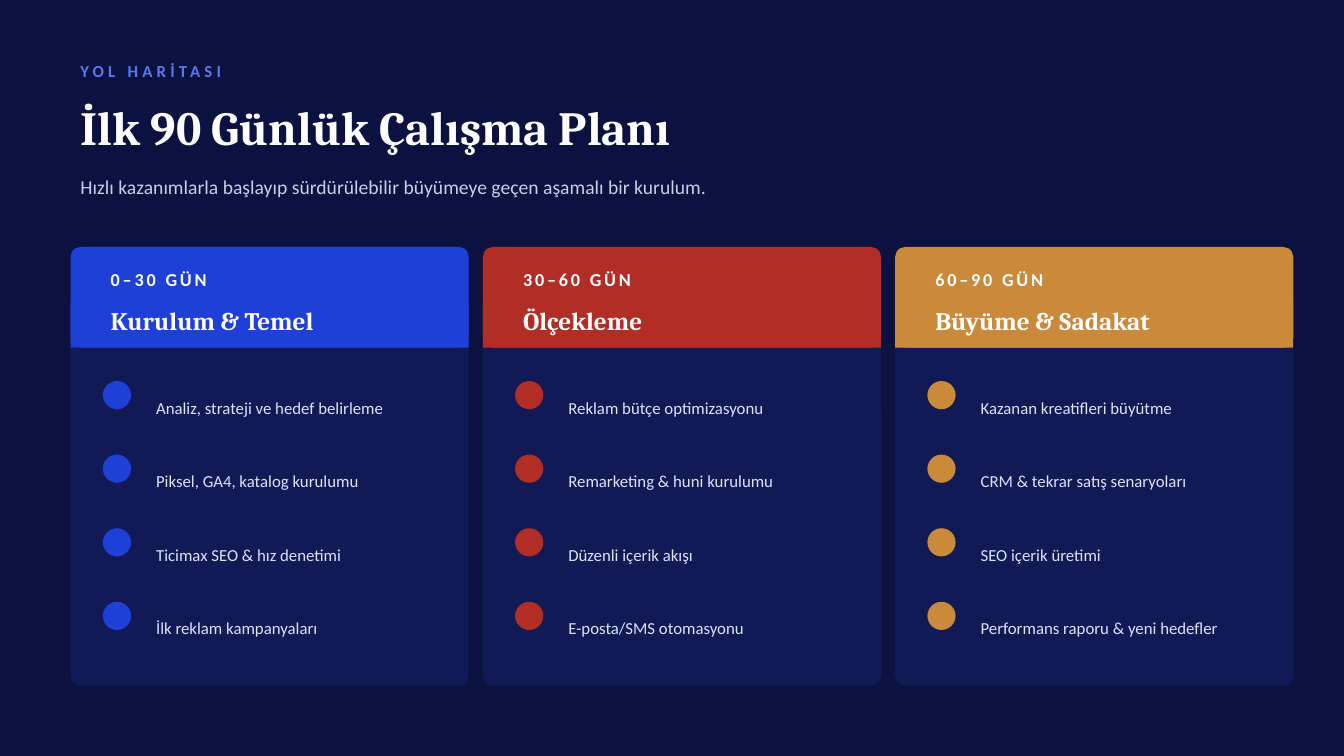
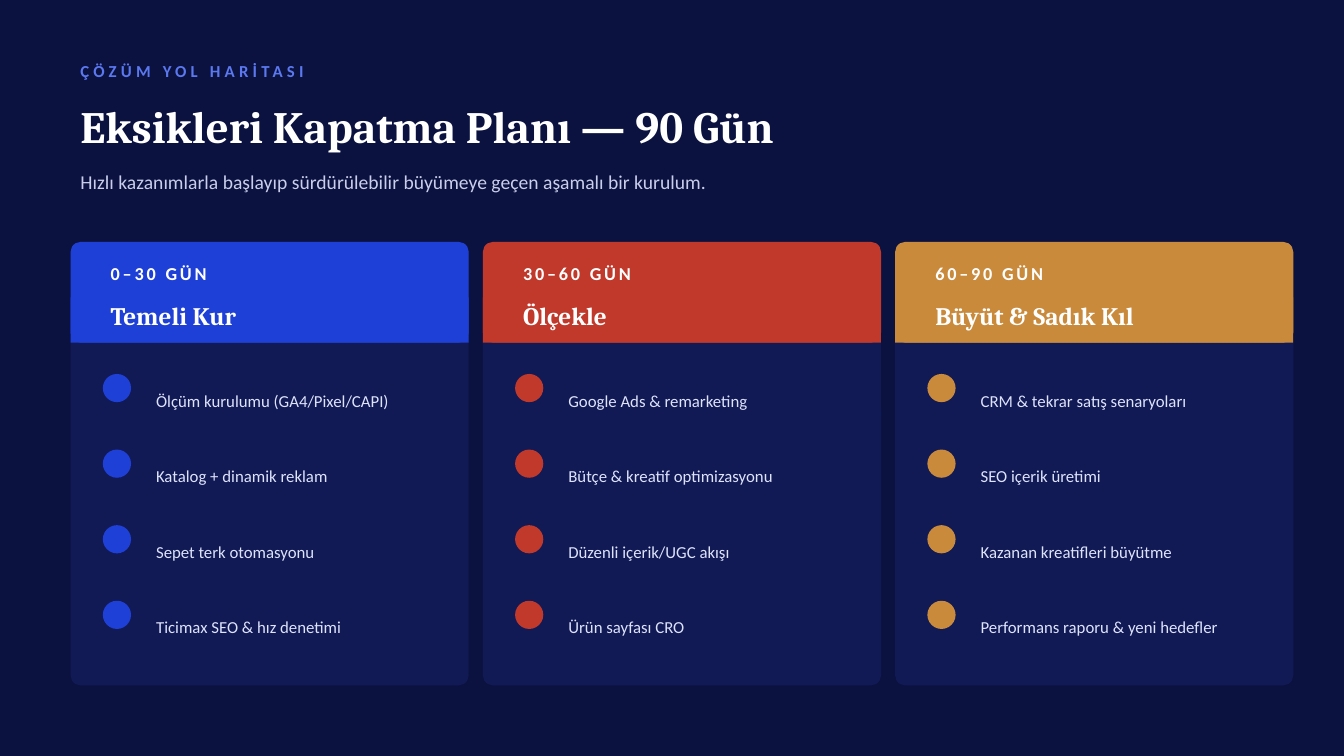
Before and after one commit to PartumAjans/partum, a slide deck: slide 9 of sunum/Ragyu-Dijital-Pazarlama-Sunumu.pptx. Drawn at 1344x756 pixels with LibreOffice and Linux fonts; fonts in the diff are those of the drawing; background and template pictures are left out. Boxes give left, top, right and bottom in pixels: in the first picture for what was removed or moved away, otherwise in the second. Text is boxed around its words. In the diff, an @@ line names an element or a change of style, - is before the commit and + after.

```diff
--- a/sunum/Ragyu-Dijital-Pazarlama-Sunumu.pptx
+++ b/sunum/Ragyu-Dijital-Pazarlama-Sunumu.pptx
@@ text at [71,55,978,86]: text changed @@
-YOL HARİTASI
+ÇÖZÜM YOL HARİTASI
@@ text at [80,112,774,153]: text changed; size 34 to 32 pt @@
-İlk 90 Günlük Çalışma Planı
+Eksikleri Kapatma Planı — 90 Gün
@@ rounded rectangle: place and size @@
-rounded rectangle at [71,247,469,686]
+rounded rectangle at [71,242,469,686]
@@ rounded rectangle: place and size @@
-rounded rectangle at [483,247,881,686]
+rounded rectangle at [483,242,881,686]
@@ rounded rectangle: place and size @@
-rounded rectangle at [895,247,1294,686]
+rounded rectangle at [895,242,1294,686]
@@ text at [111,307,236,325]: text changed @@
-Kurulum & Temel
+Temeli Kur
@@ text at [523,303,607,331]: text changed @@
-Ölçekleme
+Ölçekle
@@ text at [935,307,1134,331]: text changed @@
-Büyüme & Sadakat
+Büyüt & Sadık Kıl
@@ 6 ellipses, 4 texts, 3 rounded rectangles, 3 rectangles: place and size @@
-6 ellipses, 4 texts, 3 rounded rectangles, 3 rectangles at [71,180,1294,483]
+6 ellipses, 4 texts, 3 rounded rectangles, 3 rectangles at [71,175,1294,478]
@@ fill #B02E26 to #C0392B in 6 elements at [515,601,543,629], [515,525,543,554], [483,297,881,343], [515,450,543,478], [483,242,881,343], [515,374,543,402] @@
@@ text "CRM & tekrar satış senaryoları": place and size @@
-text "CRM & tekrar satış senaryoları" at [981,475,1187,490]
+text "CRM & tekrar satış senaryoları" at [981,395,1187,410]
@@ text at [156,393,389,410]: text changed @@
-Analiz, strateji ve hedef belirleme
+Ölçüm kurulumu (GA4/Pixel/CAPI)
@@ text added at [568,395,748,410], 12 pt, text #DDE3FB @@
+Google Ads & remarketing
@@ text "SEO içerik üretimi": place and size @@
-text "SEO içerik üretimi" at [981,549,1101,564]
+text "SEO içerik üretimi" at [981,470,1101,485]
@@ text at [156,470,328,485]: text changed @@
-Piksel, GA4, katalog kurulumu
+Katalog + dinamik reklam
@@ text at [568,470,773,485]: text changed @@
-Reklam bütçe optimizasyonu
+Bütçe & kreatif optimizasyonu
@@ text removed at [568,475,773,490] @@
-Remarketing & huni kurulumu
@@ text "Kazanan kreatifleri büyütme": place and size @@
-text "Kazanan kreatifleri büyütme" at [981,402,1171,417]
+text "Kazanan kreatifleri büyütme" at [981,546,1171,561]
@@ text added at [156,546,315,561], 12 pt, text #DDE3FB @@
+Sepet terk otomasyonu
@@ text at [568,546,730,561]: text changed @@
-Düzenli içerik akışı
+Düzenli içerik/UGC akışı
@@ text "Ticimax SEO & hız denetimi": place and size @@
-text "Ticimax SEO & hız denetimi" at [156,549,341,561]
+text "Ticimax SEO & hız denetimi" at [156,621,341,633]
@@ text removed at [156,621,317,637] @@
-İlk reklam kampanyaları
@@ text at [568,620,684,636]: text changed @@
-E-posta/SMS otomasyonu
+Ürün sayfası CRO
```
Also in this commit, not shown: 3 other slides changed, 7 slides added, 7 slides removed, 2 other files.
